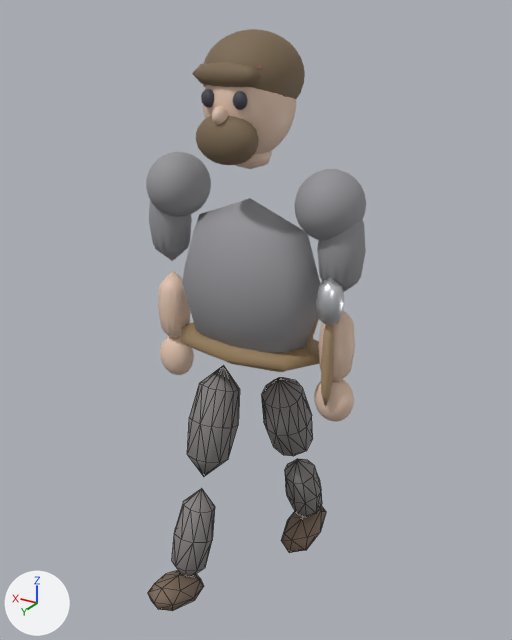
Two versions of the glTF model models/npc_blacksmith.glb, one commit apart.
One viewpoint serves both versions: a 50 mm lens placed at (-1.079, 1.764, 1.895), pointed at (-0.018, -0.004, 1.011). The lights are fixed; the arrows at lower left show +X, +Y and +Z. The picture after the commit comes second. Mesh edges are drawn as thin lines on the coarser meshes. Where no turn or scale is listed for an object, it has been applied to the vertices.

In view in the first picture: 'ArmL', 'ArmR', 'Body', 'LegL', 'LegR'.
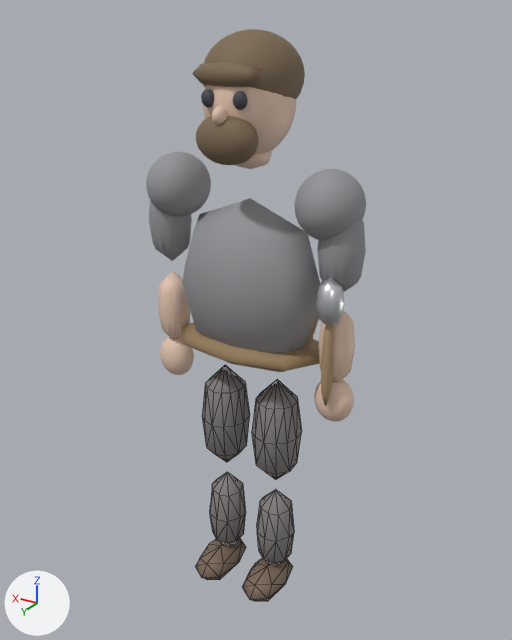
Pixel boxes (x1, y1, x2, y2) of what changed, in the pictures (512 x 640 px):
```json
{"object": "LegL", "change": "turned", "before": [148, 365, 240, 611], "after": [195, 365, 250, 580]}
{"object": "LegR", "change": "turned", "before": [261, 378, 326, 553], "after": [242, 379, 302, 601]}
```

The change, as JSON lines over the scene's bpy script:
```json
{"op": "set", "path": "ob_legl.rotation_euler", "old": "(0.349, 0.0, 0.0)", "new": "(0.0, 0.0, 0.0)", "note": "degrees (20, 0, 0) -> degrees (0, 0, 0)"}
{"op": "set", "path": "ob_legr.rotation_euler", "old": "(-0.349, 0.0, 0.0)", "new": "(0.0, 0.0, 0.0)", "note": "degrees (-20, 0, 0) -> degrees (0, 0, 0)"}
```
